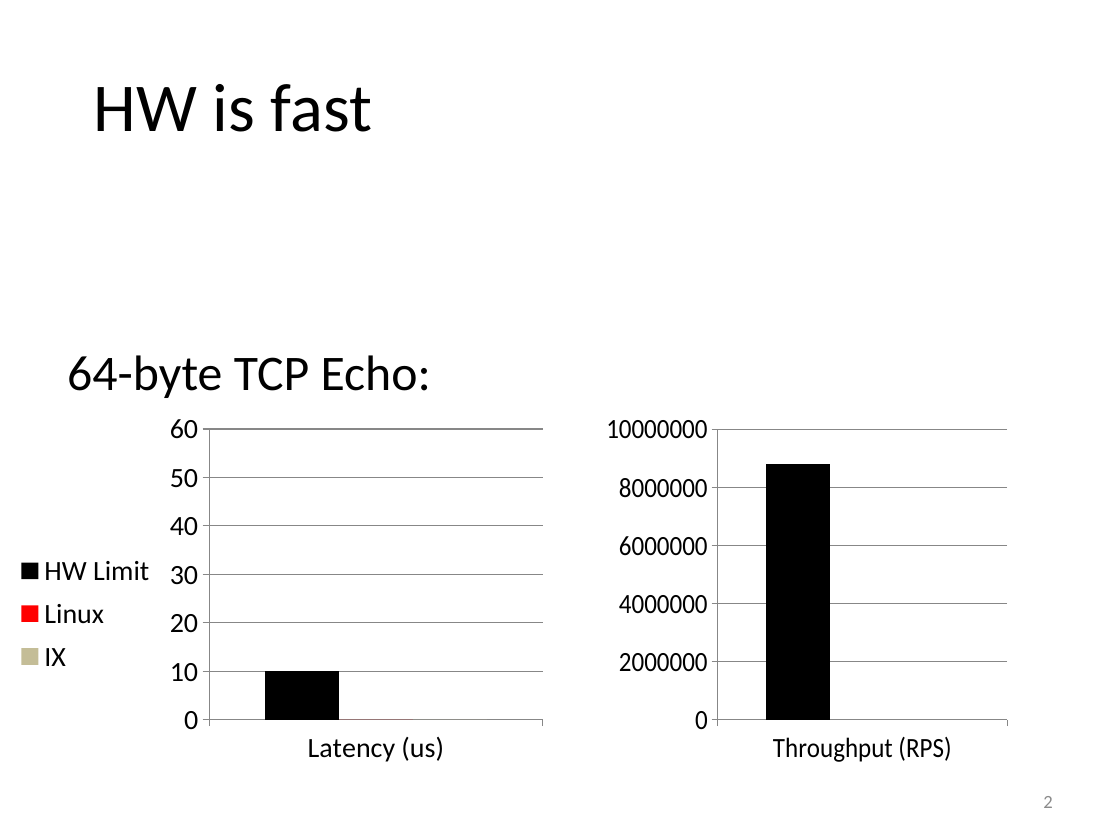
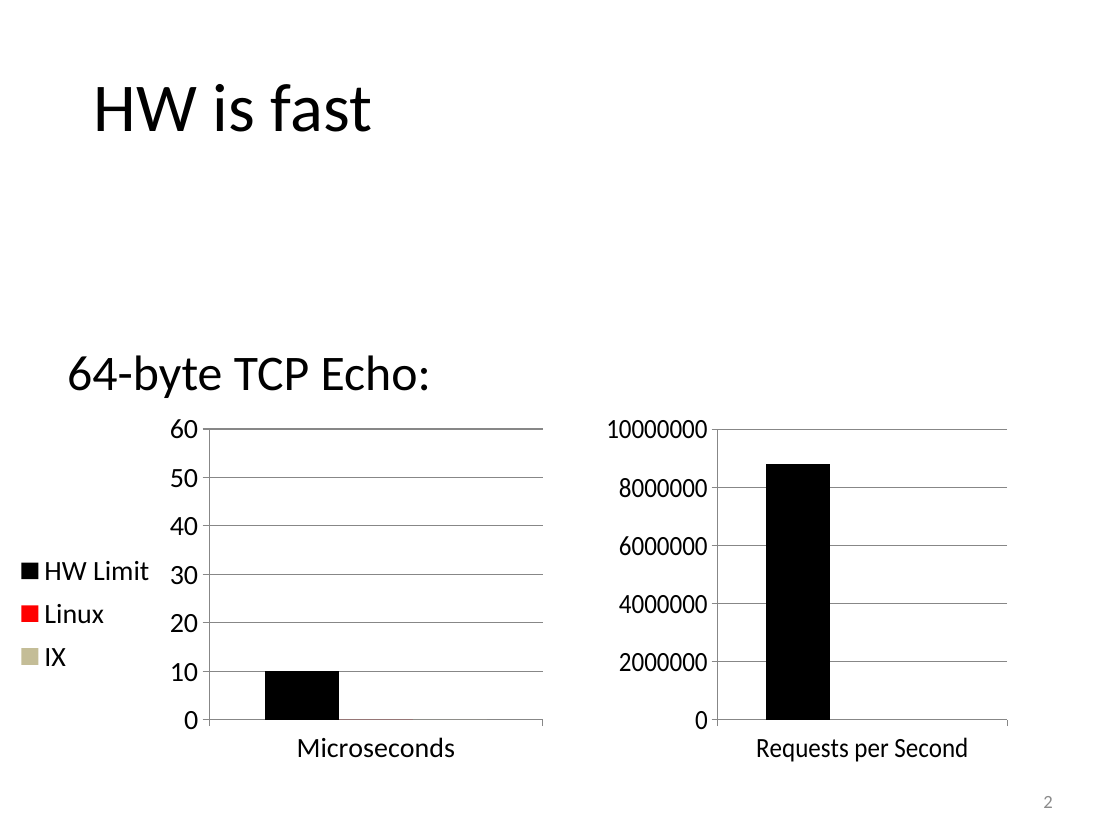
Before and after one commit to greghill/ix, a slide deck: slide 2 of presentations/ix_slides_osdi.pptx. Drawn at 1120x840 pixels with LibreOffice and Linux fonts; fonts in the diff are those of the drawing. Boxes give left, top, right and bottom in pixels: in the first picture for what was removed or moved away, otherwise in the second. Text is boxed around its words. In the diff, an @@ line names an element or a change of style, - is before the commit and + after.

```diff
--- a/presentations/ix_slides_osdi.pptx
+++ b/presentations/ix_slides_osdi.pptx
@@ column chart at [0,412,560,778] @@
-categories: Latency (us)
+categories: Microseconds
@@ column chart at [606,412,1018,778] @@
-categories: Throughput (RPS)
+categories: Requests per Second
```
Also in this commit, not shown: 8 other slides changed.
